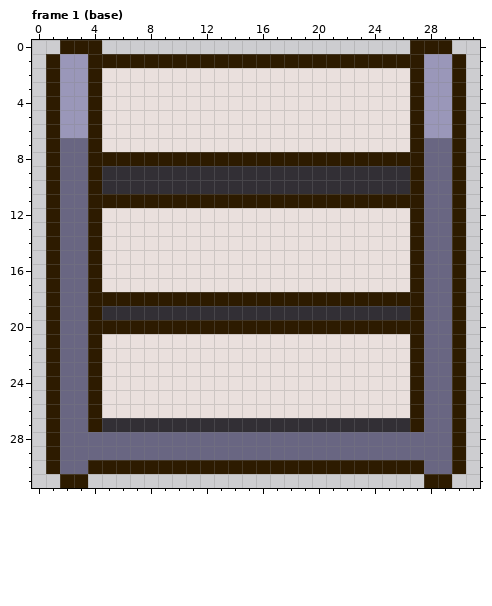
A pixel-art file gets an edit: carimbulante/sprites/shelves.aseprite. Above: the version before the commit.
32x32 pixels, 6 frames. Colours within 5 levels of each other are drawn and written as one. Shown: frame 1 (base). The commit also changed other frames, which this record leaves out.
New version:
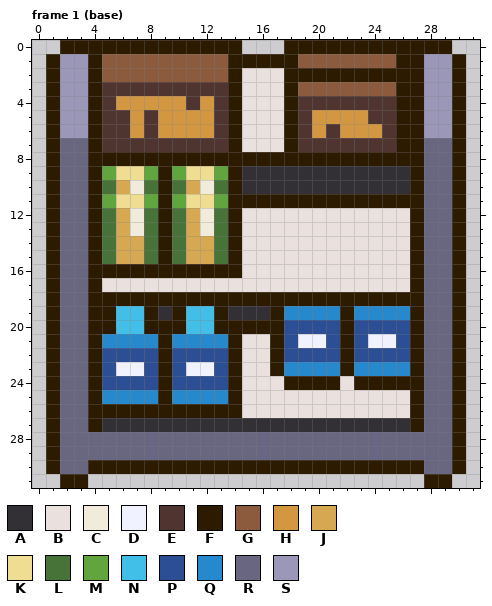
Palette (. is transparent): A #322f35  B #eae0dd  C #f1ebdb  D #f1f2ff  E #4f342f  F #2d1b00  G #8c5b3e  H #d39741  J #d6a851  K #efdd91  L #477238  M #61a53f  N #42bfe8  P #2b4e95  Q #2789cd  R #696682  S #9a97b9
The edit:
layer "supply" now shown
Frame 1 (base), layer "supply":
The author changed colour A to colour C in row 10 at x 7 and 12.
The author changed colour B to colour C in rows 12 to 13 at x 7 and 12.
The author changed colour B to colour D in row 21 at x 19 to 20 and 24 to 25; in row 23 at x 6 to 7 and 11 to 12.
The author changed colour B to colour E in row 3 at x 5 to 13; in row 4 at x 5, 11, 13 and 19 to 25; in row 5 at x 5 to 6, 8, 13, 19 and 24 to 25; in row 6 at x 5 to 6, 8, 13, 19, 21 and 25; in row 7 at x 5 to 13 and 19 to 25.
Colour F now appears in row 0 at x 5 to 14 and 18 to 26.
The author changed colour A to colour F in rows 9 to 10 at x 9 and 14; in row 19 at x 5, 8, 10, 13, 17 and 22.
The author changed colour B to colour F in row 2 at x 14 and 18 to 26; in rows 3 to 7 at x 14, 18 and 26; in rows 12 to 15 at x 9 and 14; in row 16 at x 5 to 14; in rows 21 to 23 at x 9, 14, 17 and 22; in row 24 at x 9, 14, 18 to 21 and 23 to 26.
The author changed colour B to colour F in row 25 at x 9 and 14; in row 26 at x 5 to 14.
The author changed colour B to colour G in row 2 at x 5 to 13; in row 3 at x 19 to 25.
The author changed colour F to colour G in row 1 at x 5 to 13 and 19 to 25.
The author changed colour B to colour H in row 4 at x 6 to 10 and 12; in row 5 at x 7, 9 to 12 and 20 to 23; in row 6 at x 7, 9 to 12, 20 and 22 to 24.
The author changed colour A to colour J in row 10 at x 6 and 11.
The author changed colour B to colour J in rows 12 to 13 at x 6 and 11; in rows 14 to 15 at x 6 to 7 and 11 to 12.
The author changed colour A to colour K in row 9 at x 6 to 7 and 11 to 12.
The author changed colour F to colour K in row 11 at x 6 to 7 and 11 to 12.
The author changed colour A to colour L in row 10 at x 5, 8, 10 and 13.
The author changed colour B to colour L in rows 12 to 15 at x 5, 8, 10 and 13.
The author changed colour A to colour M in row 9 at x 5, 8, 10 and 13.
The author changed colour F to colour M in row 11 at x 5, 8, 10 and 13.
The author changed colour A to colour N in row 19 at x 6 to 7 and 11 to 12.
The author changed colour F to colour N in row 20 at x 6 to 7 and 11 to 12.
The author changed colour B to colour P in row 21 at x 18, 21, 23 and 26; in row 22 at x 5 to 8, 10 to 13, 18 to 21 and 23 to 26; in row 23 at x 5, 8, 10 and 13; in row 24 at x 5 to 8 and 10 to 13.
The author changed colour F to colour P in row 20 at x 18 to 21 and 23 to 26.
The author changed colour A to colour Q in row 19 at x 18 to 21 and 23 to 26.
The author changed colour B to colour Q in row 21 at x 5 to 8 and 10 to 13; in row 23 at x 18 to 21 and 23 to 26; in row 25 at x 5 to 8 and 10 to 13.
Where, in picture pixels (left, top, right, bottom), the same in both pictures:
changed: (102, 40, 410, 418)
